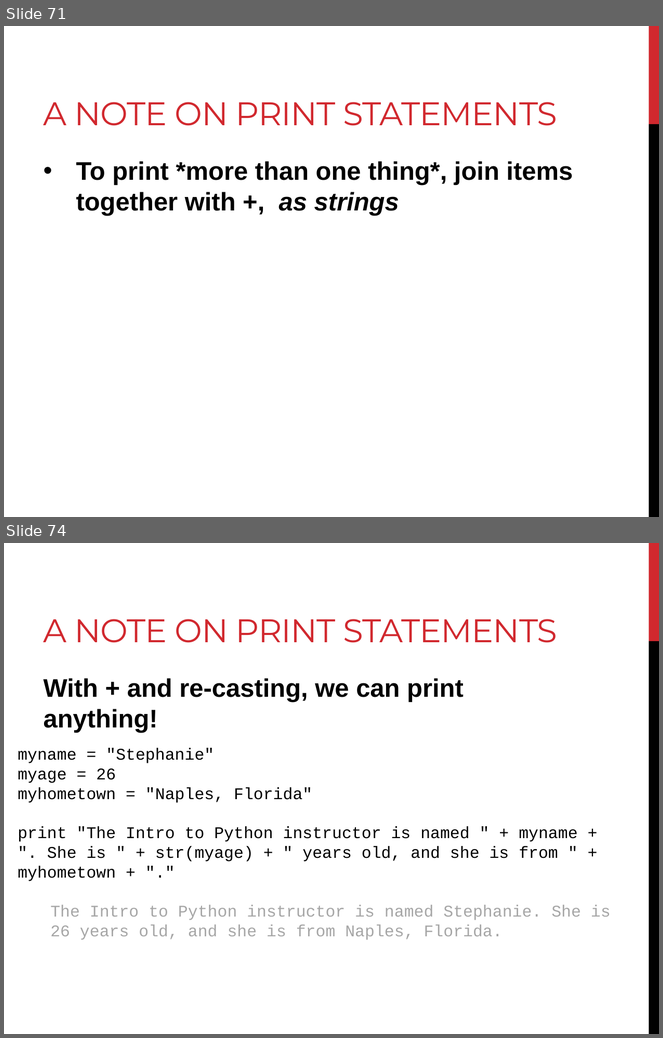
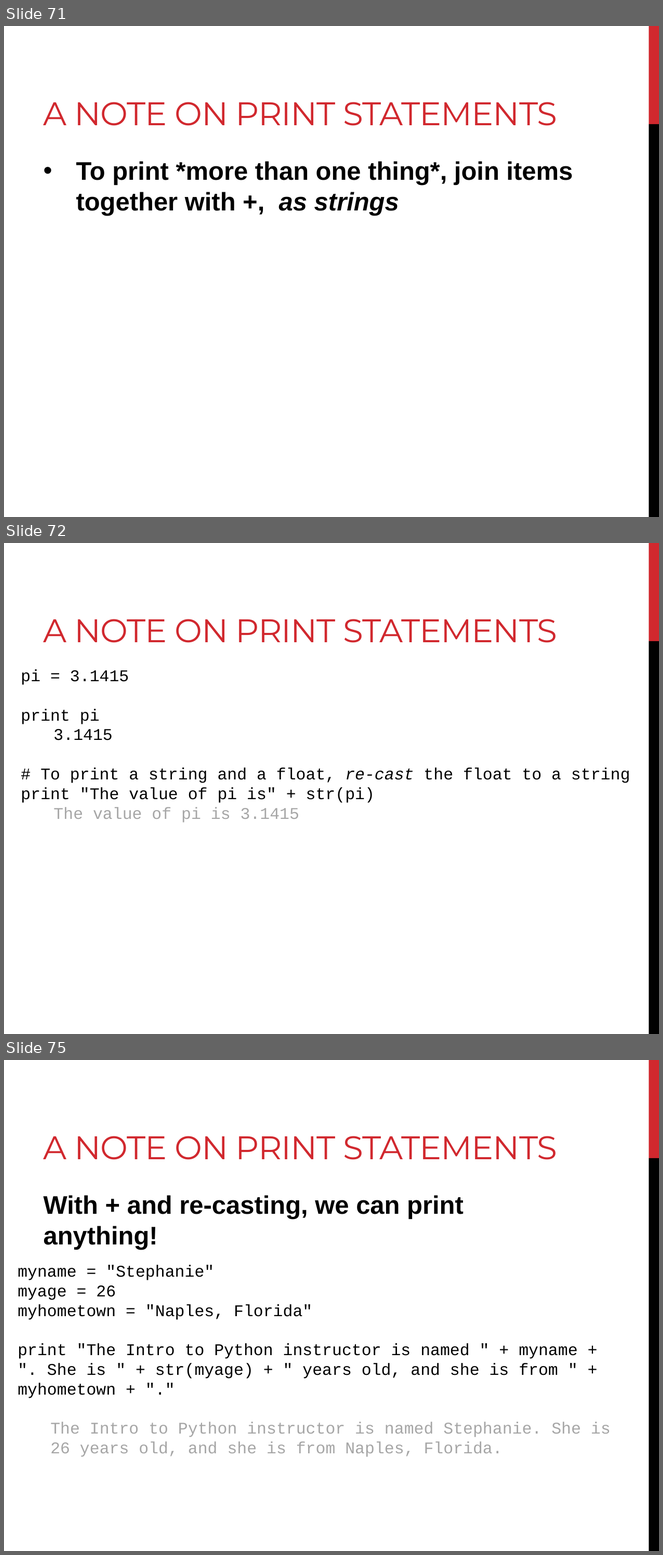
Before and after one commit to BjornFJohansson/ccbb_bigdata2015_python, a slide deck: slides/day1_slides.pptx. Shown one above the other, each under a label of ours: slides 71 and 74 before the commit, slides 71, 72 and 75 after it; the slides between them are not shown. The pictures are 663x1038 and 663x1555 pixels, drawn with LibreOffice and Linux fonts; fonts in the diff are those of the drawing. Boxes give left, top, right and bottom in pixels: in the first picture for what was removed or moved away, otherwise in the second. Text is boxed around its words. In the diff, an @@ line names an element or a change of style, - is before the commit and + after.

```diff
--- a/slides/day1_slides.pptx
+++ b/slides/day1_slides.pptx
@@ slide 72 added at [4, 543, 659, 1034], background #FFFFFF; not listed: 2 template elements that a slide beside it also shows @@
@@ title added at [44, 619, 557, 643], 36 pt, text #D1282E @@
+A NOTE ON PRINT STATEMENTS
@@ text added at [21, 669, 630, 823], 18 pt, text #000000 @@
+pi = 3.1415
+print pi
+3.1415
+# To print a string and a float, re-cast the float to a string
+print "The value of pi is" + str(pi)
+The value of pi is 3.1415
@@ what was slide 74 is now slide 75 @@
```
Also in this commit, not shown: 18 slides changed, 1 other file.
